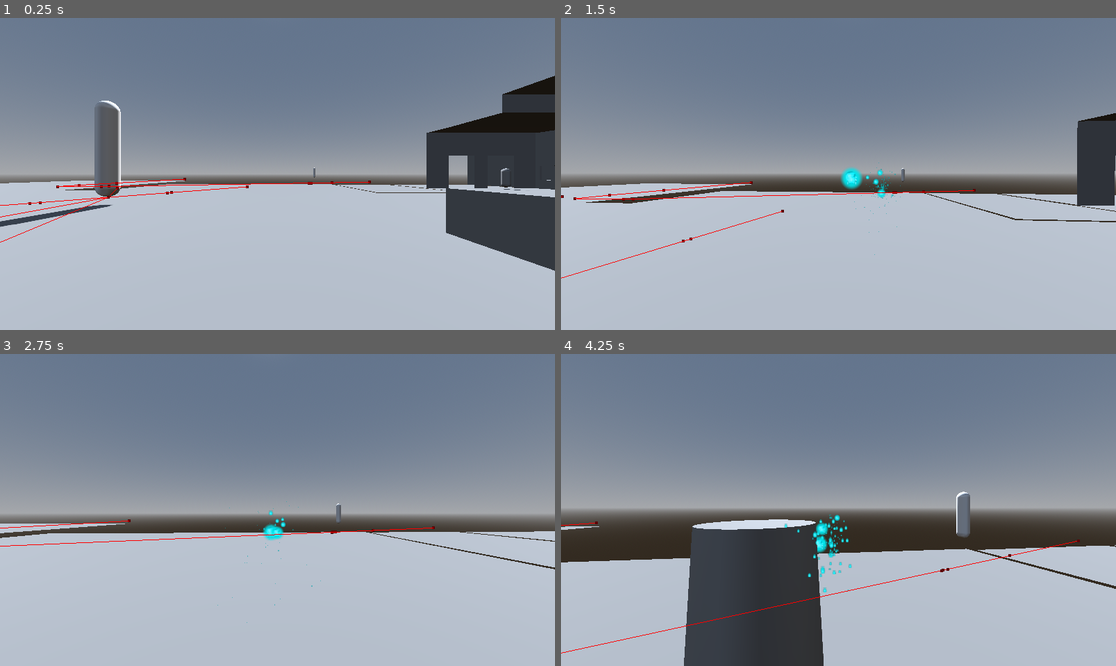
Above: before the commit, frames 1-4 (two rows, left to right).
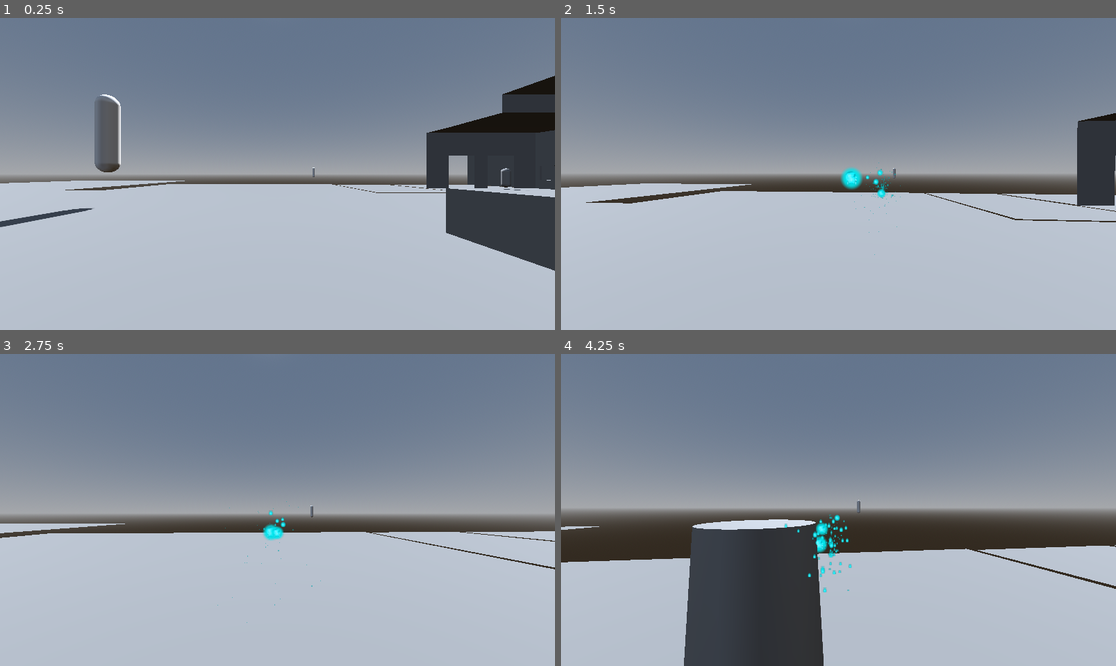
Above: after the commit, the same moments.

Repository: mFieldHouses/phase-two-the-dre-files
Game: Godot game, scene res://scenes/base_scene.tscn
The game is run twice, just before and just after one commit, with the same random seed, the same clock (stepped at 60 frames per second) and the same inputs.
Inputs (mouse positions are in pixels of both pictures, inside the frame that each line leads up to):
- Up to frame 1 (0.25 s): no input
- Up to frame 2 (1.5 s): move the mouse to (866, 174) at 0.52 s; press the mouse at (866, 174) at 0.53 s; hold W (forward) from 0.53 s (still down); tap Space (jump) at 0.77 s; move the mouse to (810, 174) at 1.27 s; release the mouse at (810, 174) at 1.28 s; click (810, 174) at 1.35 s
- Up to frame 3 (2.75 s): keep holding W (forward); tap Space (jump) at 1.52 s; move the mouse to (288, 503) at 2.02 s; press the mouse at (288, 503) at 2.03 s; tap Shift (sprint) at 2.1 s
- Up to frame 4 (4.25 s): keep holding W (forward); move the mouse to (832, 516) at 2.77 s; release the mouse at (832, 516) at 2.78 s; tap C (switch_camera) at 2.85 s; tap Space (jump) at 3.02, 3.77 s; click (832, 516) at 3.05 s; move the mouse to (877, 513) at 3.52 s; press the mouse at (877, 513) at 3.53 s

The runs differ from the first frame. In frame 1, 1.0% of the frame differs, in the area x 0-67%, y 24-72%; in frame 2, 0.4%; in frame 3, 0.3%; in frame 4, 0.6%.

Commit message:
Refactor
- Renamed "enemies" class to "Enemy"
- Renamed Enemy.State enum to Enemy.MovementState for readability
- Renamed functions in practice_target.gd to follow naming conventions of functions and prevent confusion with signals
- Created new "classes" directory
- Moved target practice scene script into scenes folder
- Removed debug lines

Diff:
--- a/autoloads/ParticleEffectManager.gd
+++ b/autoloads/ParticleEffectManager.gd
@@ -1,7 +1,6 @@
 extends Node
 
 func positron_hit(global_pos: Vector3, root_node : Node) -> void:
-	print("positron hit")
 	var _new_emitter : CPUParticles3D = preload("res://scenes/particle_effects/positron_hit.tscn").instantiate()
 
 	root_node.add_child(_new_emitter)
--- a/enemies.gd
+++ b/classes/Enemy.gd
@@ -7,8 +7,8 @@
 @export var all_points : Array
 var goal_point : Vector3
 
-enum State {IDLE, WAITING_TO_MOVE, MOVE}
-var state : State = State.IDLE
+enum MovementState {IDLE, WAITING_TO_MOVE, MOVE}
+var movement_state : MovementState = MovementState.IDLE
 
 var idle_timer_count : float = 0.0
 var idle_wait_time : float = 0.1
--- a/node_3d.gd
+++ b/node_3d.gd
@@ -26,6 +26,5 @@
 	queue_free()
 
 func _bullet_hit(_body):
-	print(_body, _body.name, _body.get_parent().name)
 	ParticleEffectManager.positron_hit(global_position, player.get_parent())
 	queue_free()
--- a/practice_target.gd
+++ /dev/null
@@ -1,46 +0,0 @@
-extends Enemy
-
-
-
-# Called when the node enters the scene tree for the first time.
-func _ready() -> void:
-	hp = max_hp
-	speed = 10
-func _physics_process(delta: float) -> void:
-	match state:
-		State.IDLE:
-			_on_idle()
-		State.WAITING_TO_MOVE:
-			_on_waiting_to_move(delta)
-		State.MOVE:
-			_on_move()
-	velocity += get_gravity() * delta
-	move_and_slide()
-
-
-func _on_idle():
-	velocity = Vector3.ZERO
-	idle_timer_count = idle_wait_time
-	state = State.WAITING_TO_MOVE
-
-func _on_waiting_to_move(delta):
-	idle_timer_count -= delta
-	if idle_timer_count <= 0.0:
-		var target = get_new_target_location()
-		navigation_agent_3d.target_position = target
-		state = State.MOVE
-
-func get_new_target_location():
-	var offset_x = randf_range(0.5, 20) * (-1 if randf() < 0.5 else 1)
-	var offset_z = randf_range(0.5, 20) * (-1 if randf() < 0.5 else 1)
-	return global_transform.origin + Vector3(offset_x, 0, offset_z)
-
-func _on_move():
-	var current_position = global_transform.origin
-	var next_position = navigation_agent_3d.get_next_path_position()
-	var direction = (next_position - current_position).normalized()
-	velocity = direction * speed
-
-
-func _on_navigation_agent_3d_target_reached() -> void:
-	state = State.IDLE
--- a/scenes/practice_target.tscn
+++ b/scenes/practice_target.tscn
@@ -1,6 +1,6 @@
 [gd_scene load_steps=5 format=3 uid="uid://cm7cfedd4qe2x"]
 
-[ext_resource type="Script" uid="uid://b018uduvhc1rl" path="res://practice_target.gd" id="1_k1bei"]
+[ext_resource type="Script" path="res://scenes/practice_target.gd" id="1_k1bei"]
 
 [sub_resource type="StandardMaterial3D" id="StandardMaterial3D_gmwdw"]
 
Renamed: enemies.gd.uid -> classes/Enemy.gd.uid
Not shown, removed: practice_target.gd.uid
